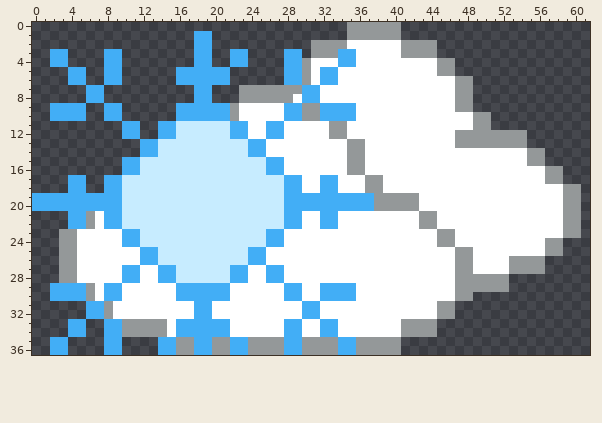
A pixel-art sprite gets an edit: trunk/resources/images/snow.png. Above, as it was before the edit.
The file is 62x37 pixels.
And afterwards:
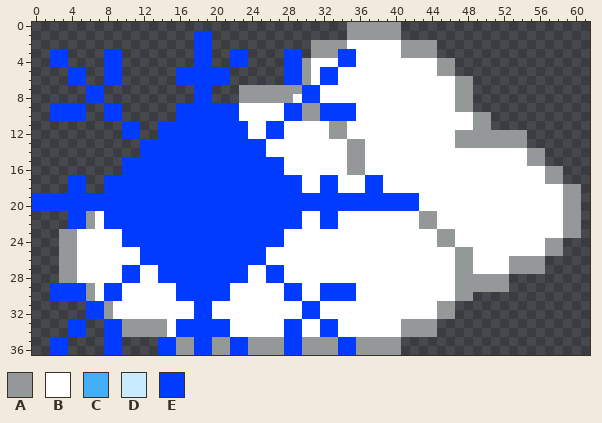
Palette (. is transparent): A #949899  B #ffffff  C #42aef6  D #c7ecff  E #003bff
Changes in this commit:
Changed rows in their new state; - is an unchanged pixel.
first column x 0:
 1 ------------------EE-----------------------
 2 ------------------EE-----------------------
 3 --EE----EE--------EE--EE----EE----EE-------
 4 --EE----EE--------EE--EE----EE----EE-------
 5 ----EE--EE------EEEEEE------EE--EE---------
 6 ----EE--EE------EEEEEE------EE--EE---------
 7 ------EE----------EE----------EE-----------
 8 ------EE----------EE----------EE-----------
 9 --EEEE--EE------EEEEEEE-----EE--EEEE-------
10 --EEEE--EE------EEEEEEE-----EE--EEEE-------
11 ----------EE--EEEEEEEEEE--EE---------------
12 ----------EE--EEEEEEEEEE--EE---------------
13 ------------EEEEEEEEEEEEEE-----------------
14 ------------EEEEEEEEEEEEEE-----------------
15 ----------EEEEEEEEEEEEEEEEEE---------------
16 ----------EEEEEEEEEEEEEEEEEE---------------
17 ----EE--EEEEEEEEEEEEEEEEEEEEEE--EE---EE----
18 ----EE--EEEEEEEEEEEEEEEEEEEEEE--EE---EE----
19 EEEEEEEEEEEEEEEEEEEEEEEEEEEEEEEEEEEEEEEEEEE
20 EEEEEEEEEEEEEEEEEEEEEEEEEEEEEEEEEEEEEEEEEEE
21 ----EE--EEEEEEEEEEEEEEEEEEEEEE--EE---------
22 ----EE--EEEEEEEEEEEEEEEEEEEEEE--EE---------
23 ----------EEEEEEEEEEEEEEEEEE---------------
24 ----------EEEEEEEEEEEEEEEEEE---------------
25 ------------EEEEEEEEEEEEEE-----------------
26 ------------EEEEEEEEEEEEEE-----------------
27 ----------EE--EEEEEEEEEE--EE---------------
28 ----------EE--EEEEEEEEEE--EE---------------
29 --EEEE--EE------EEEEEE------EE--EEEE-------
30 --EEEE--EE------EEEEEE------EE--EEEE-------
31 ------EE----------EE----------EE-----------
32 ------EE----------EE----------EE-----------
33 ----EE--EE------EEEEEE------EE--EE---------
34 ----EE--EE------EEEEEE------EE--EE---------
35 --EE----EE----EE--EE--EE----EE----EE-------
36 --EE----EE----EE--EE--EE----EE----EE-------
